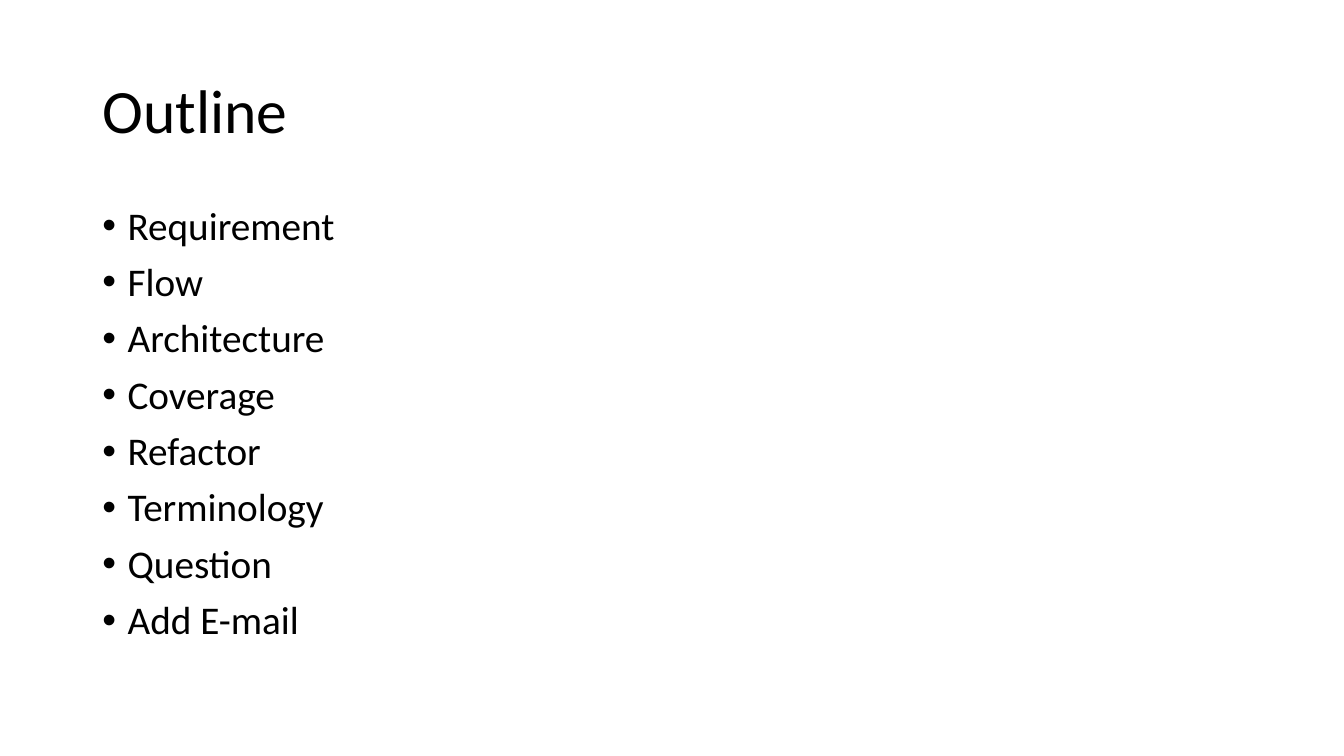
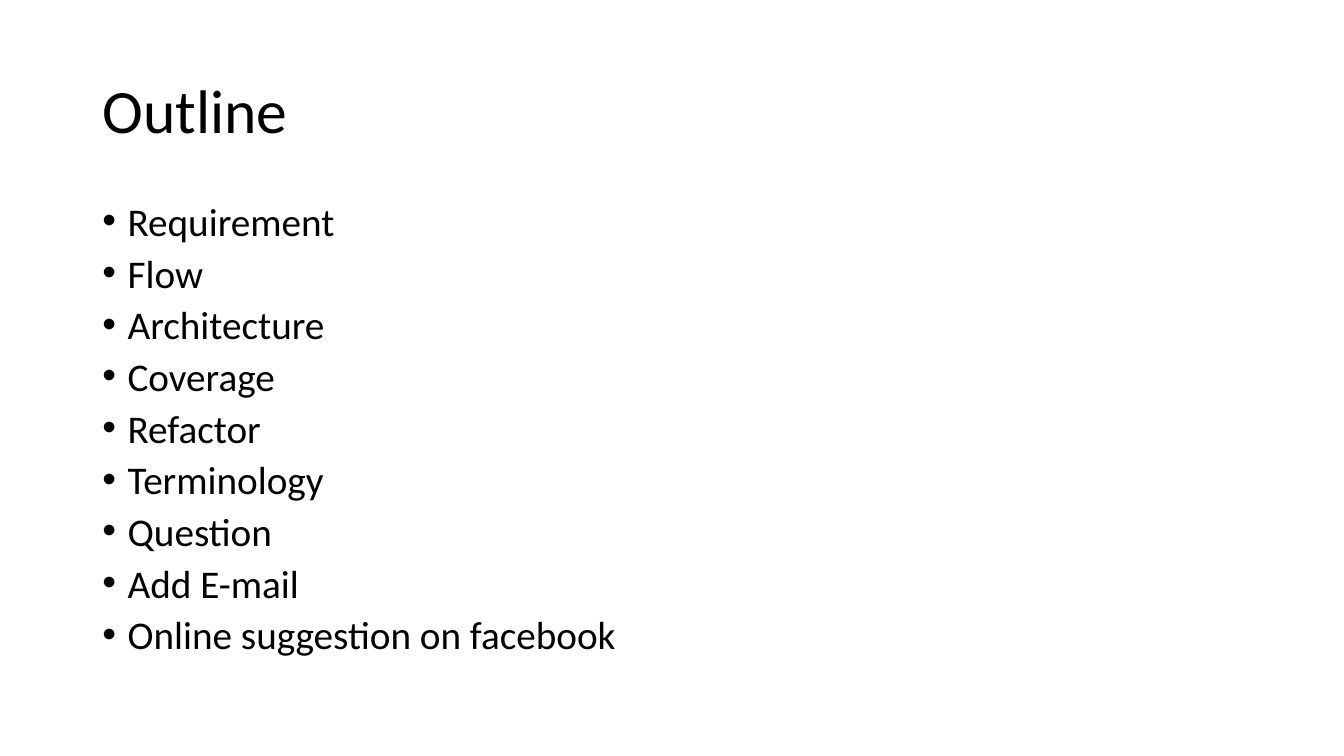
Before and after one commit to ernie55ernie/ShoppingCart, a slide deck: slide 2 of DM_PJ03_Probability.pptx. Drawn at 1344x756 pixels with LibreOffice and Linux fonts; fonts in the diff are those of the drawing. Boxes give left, top, right and bottom in pixels: in the first picture for what was removed or moved away, otherwise in the second. Text is boxed around its words. In the diff, an @@ line names an element or a change of style, - is before the commit and + after.

Commit message:
2015/6/7 Publishing to facebook suggestion

```diff
--- a/DM_PJ03_Probability.pptx
+++ b/DM_PJ03_Probability.pptx
@@ text at [128,209,335,599]: line spacing 0.9 to 0.8 @@
@@ text at [128,621,616,656]: paragraph added @@
+• Online suggestion on facebook
```
Also in this commit, not shown: 1 other slide changed, 2 slides added, 2 other files.
